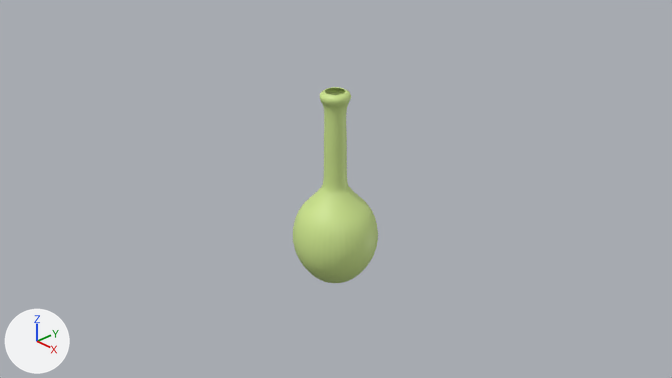
One commit to the Blender file graphics/blender/poison_bottle.blend: the scene before it, then after it.
Camera for both pictures: the file's camera 'Camera-noimp'. Every picture has the same lights, and +X, +Y and +Z are marked at lower left.

Before the edit, the objects in view are built like this:
```python
mat_material_001 = principled_material('Material.001')
mat_material_001.base_color = (0.624, 0.802, 0.271)  # green #cfe78e
me_plane_002 = bpy.data.meshes.new('Plane.002')
me_plane_002.from_pydata(...)  # 240 vertices, 229 faces; spans x -0.56..0.56, y -0.56..0.56, z -1.29..1.19
me_plane_002.materials.append(mat_material_001)  # green #cfe78e
ob_plane_noimp = bpy.data.objects.new('Plane-noimp', me_plane_002)
ob_plane_noimp.location = (0.0, 0.0, 0.0)
_m = ob_plane_noimp.modifiers.new('Solidify', 'SOLIDIFY')
_m.offset = 0.0
_m.use_even_offset = True
_m = ob_plane_noimp.modifiers.new('Subdivision', 'SUBSURF')
```
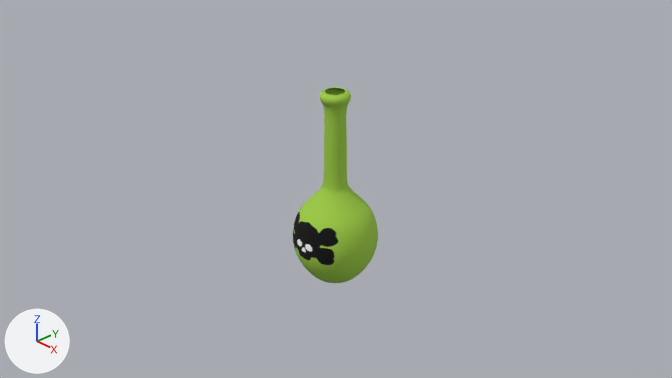
Where the change shows, as pixel boxes [x1, y1, x2, y2] in the pictures (672 x 378 px):
'Plane-noimp', surface changed
    both: [293, 87, 378, 283]

The edits, one by one:
Picture 'poison base colour' (img_poison_base_colour) is new.
In material 'Material.001' (mat_material_001), base_color is no longer (0.624, 0.802, 0.271), green #cfe78e.
In material 'Material.001' (mat_material_001), texture is now set to img_poison_base_colour.
In material 'Material.001' (mat_material_001), roughness goes from 0.5 to 1.0.
me_plane_002 has 240 vertices, 229 faces and spans x -0.56..0.56, y -0.56..0.56, z -1.29..1.19.
me_plane_002 is used by ob_plane_noimp; location (0.0, 0.0, 0.0).
me_plane_002 part 1: texture (UV) coordinates of 229 of 229 faces, centred in x -0.51..0.51, y -0.51..0.51, z -1.29..1.18, changed; they spanned u 0.0..0.0, v 0.0..0.0 and now span u 0.01..0.93, v 0.01..0.99.
